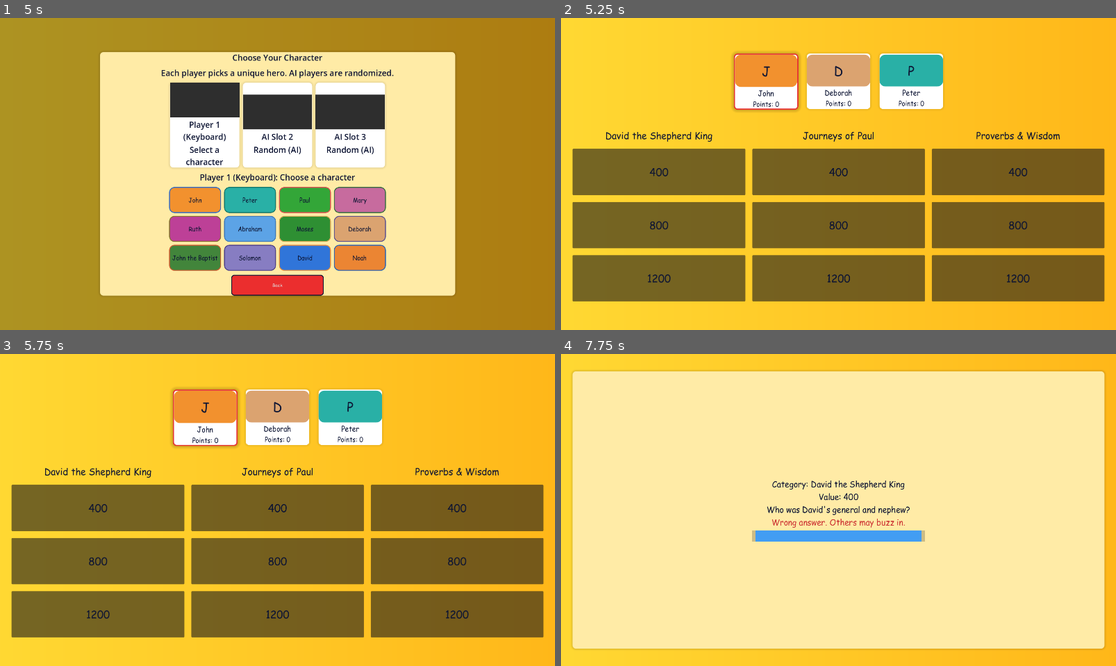
Above: before the commit, frames 1-4 (two rows, left to right).
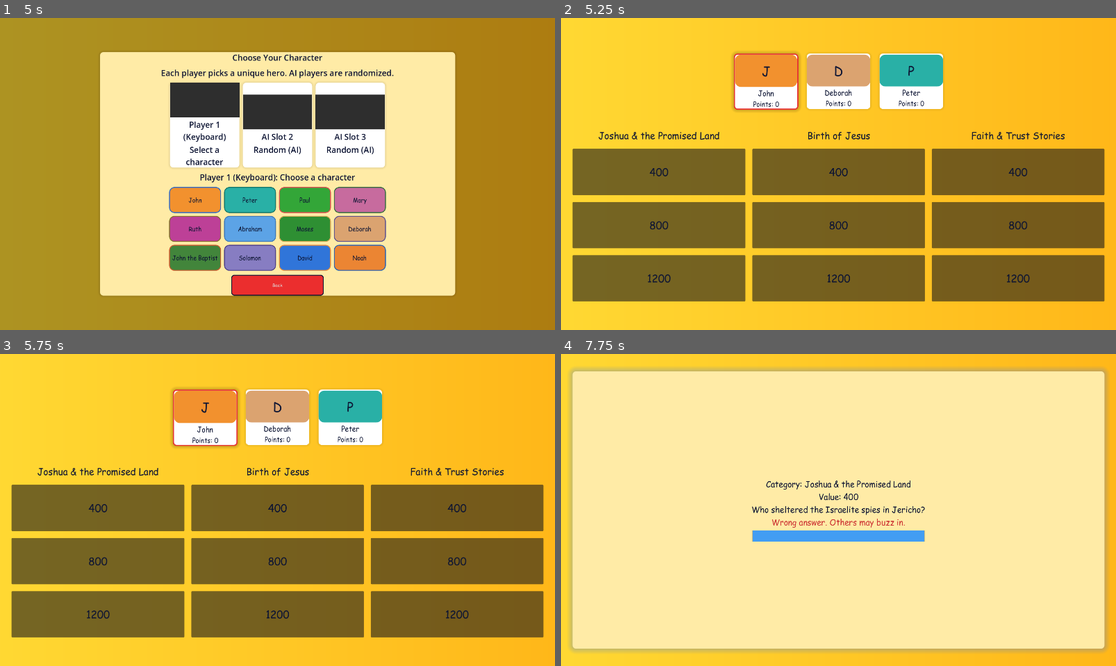
Above: after the commit, the same moments.

Repository: FrancoisCoding/bible-jeopardy
Game: Godot game, scene res://main.tscn
Two runs of this game, one before a commit and one after it. Both use one fixed random seed, a clock stepped at 60 frames per second and the inputs below.
Inputs (mouse positions are in pixels of both pictures, inside the frame that each line leads up to):
- Up to frame 1 (5 s): click "Play" at 0.5 s; click "Normal" at 1.25 s; click "Normal" at 2 s; click "Continue" at 2.75 s; click "Back" at 3.5 s; click "Continue" at 4.25 s
- Up to frame 2 (5.25 s): click "John" at 5 s
- Up to frame 3 (5.75 s): no input
- Up to frame 4 (7.75 s): click "400" at 5.75 s; tap Enter (ui_accept) at 6.5, 6.77 s; move the mouse to (810, 572) at 6.52 s; hold Up (ui_up) 6.53-7.25 s; tap Space at 6.6 s; click (810, 572) at 6.67 s; drag from (1005, 556) to (810, 572) at 7.27 s

Frame 1 is identical in both runs. In frame 2, 0.7% of the frame differs, in the area x 6-91%, y 36-40%; in frame 3, 0.7%; in frame 4, 4.0%, in the area x 1-99%, y 4-96%.

Commit message:
removed text to speech and added state machine for all game states

Diff:
--- /dev/null
+++ b/src/ui/main/game_state_machine.gd
@@ -0,0 +1,91 @@
+extends RefCounted
+class_name GameStateMachine
+
+signal state_changed(old_state: int, new_state: int, payload: Dictionary)
+
+# Flow:
+# MAIN_MENU -> CONTROLLER_SETUP -> CHARACTER_SELECT -> ROUND_1 -> ROUND_1_TO_2_TRANSITION
+# -> ROUND_2 -> FINAL_JEOPARDY_WAGER -> FINAL_JEOPARDY_QUESTION -> RESULTS
+# PAUSED can overlay any state and will resume back to the previous one.
+enum State {
+	MAIN_MENU,
+	CONTROLLER_SETUP,
+	CHARACTER_SELECT,
+	ROUND_1,
+	ROUND_1_TO_2_TRANSITION,
+	ROUND_2,
+	FINAL_JEOPARDY_WAGER,
+	FINAL_JEOPARDY_QUESTION,
+	RESULTS,
+	PAUSED
+}
+
+var current_state: int = State.MAIN_MENU
+var previous_state: int = State.MAIN_MENU
+var paused_from_state: int = State.MAIN_MENU
+
+
+func bootstrap(state: int = State.MAIN_MENU, payload: Dictionary = {}) -> void:
+	current_state = state
+	previous_state = state
+	paused_from_state = state
+	emit_signal("state_changed", state, state, payload)
+
+
+func transition_to(new_state: int, payload: Dictionary = {}, force_reenter: bool = false) -> void:
+	if new_state == current_state and not force_reenter:
+		return
+	var old := current_state
+	previous_state = old
+	current_state = new_state
+	emit_signal("state_changed", old, new_state, payload)
+
+
+func pause(payload: Dictionary = {}) -> void:
+	if current_state == State.PAUSED:
+		return
+	paused_from_state = current_state
+	transition_to(State.PAUSED, payload)
+
+
+func resume(payload: Dictionary = {}) -> void:
+	if current_state != State.PAUSED:
+		return
+	transition_to(paused_from_state, payload)
+
+
+func is_in_state(state: int) -> bool:
+	return current_state == state
+
+
+func is_in_any(states: Array) -> bool:
+	for st in states:
+		if current_state == st:
+			return true
+	return false
+
+
+func name_for(state: int) -> String:
+	match state:
+		State.MAIN_MENU:
+			return "MAIN_MENU"
+		State.CONTROLLER_SETUP:
+			return "CONTROLLER_SETUP"
+		State.CHARACTER_SELECT:
+			return "CHARACTER_SELECT"
+		State.ROUND_1:
+			return "ROUND_1"
+		State.ROUND_1_TO_2_TRANSITION:
+			return "ROUND_1_TO_2_TRANSITION"
+		State.ROUND_2:
+			return "ROUND_2"
+		State.FINAL_JEOPARDY_WAGER:
+			return "FINAL_JEOPARDY_WAGER"
+		State.FINAL_JEOPARDY_QUESTION:
+			return "FINAL_JEOPARDY_QUESTION"
+		State.RESULTS:
+			return "RESULTS"
+		State.PAUSED:
+			return "PAUSED"
+		_:
+			return "UNKNOWN"
--- a/src/ui/main/main.gd
+++ b/src/ui/main/main.gd
@@ -3,10 +3,12 @@
 @export var game_font: Font = preload("res://fonts/Comic Sans MS.ttf")
 @export var title_texture: Texture2D = preload("res://game title.png")
 @export var bible_character_textures: Array[Texture2D] = []
+@export var show_state_debug: bool = false
 
 const LoadedBibleData = preload("res://src/data/bible_data.gd")
 const VerseData = preload("res://src/data/verse_data.gd")
 const FinalJeopardyData = preload("res://src/data/final_jeopardy_data.gd")
+const GameStateMachine = preload("res://src/ui/main/game_state_machine.gd")
 const ThemeStyler = preload("res://src/ui/main/theme_styler.gd")
 const AudioController = preload("res://src/ui/main/audio_controller.gd")
 const MainMenuScreen = preload("res://src/ui/screens/main_menu_screen.gd")
@@ -17,7 +19,6 @@
 const SFX_CORRECT := preload("res://music/correct.mp3")
 const SFX_WRONG := preload("res://music/wrong answer.mp3")
 const SFX_SELECT := preload("res://music/select_001.ogg")
-const TTS_VOLUME := 80.0
 const TEAM_COLORS := [Color(0.9, 0.2, 0.2), Color(0.2, 0.45, 0.95), Color(0.15, 0.75, 0.35)]  # Red  # Blue  # Green
 
 const QUESTION_CHAR_DELAY := 0.03
@@ -269,6 +270,7 @@
 var bible_data: LoadedBibleData = LoadedBibleData.new()
 var join_inputs: Array[Dictionary] = []  # Ordered join list of controllers/keyboard
 var pending_player_inputs: Array[Dictionary] = []
+var pending_allow_keyboard_fallback: bool = true
 var selected_player_characters: Array[Dictionary] = []
 var character_selection_index: int = 0
 var character_human_count: int = 0
@@ -290,7 +292,6 @@
 var online_active: bool = false
 var local_player_index: int = -1
 var round_index: int = 0
-var final_round: bool = false
 var hidden_double_key: String = ""
 var total_clues_this_round: int = 0
 var current_wager: int = 0
@@ -316,9 +317,11 @@
 var question_panel_base_style: StyleBox = null
 var theme_styler: ThemeStyler
 var audio_controller: AudioController
+var game_state_machine: GameStateMachine
 var main_menu_screen: MainMenuScreen
 var board_screen: BoardScreen
 var settings_screen: SettingsScreen
+var state_debug_label: Label
 const SETTINGS_PATH := "user://settings.cfg"
 
 
@@ -333,6 +336,10 @@
 		sfx_select_player,
 		music_slider
 	)
+	game_state_machine = GameStateMachine.new()
+	game_state_machine.state_changed.connect(_on_game_state_changed)
+	if show_state_debug:
+		_create_state_debug_label()
 	main_menu_screen = MainMenuScreen.new(
 		title_panel,
 		settings_panel,
@@ -465,7 +472,6 @@
 	_setup_pause_menu_focus()
 	set_process_input(true)
 	_populate_player_count()
-	_show_title()
 	audio_controller.configure_streams(
 		MUSIC_BACKGROUND, MUSIC_QUESTION, SFX_CORRECT, SFX_WRONG, SFX_SELECT
 	)
@@ -485,7 +491,9 @@
 	if final_wager_panel:
 		final_wager_panel.visible = false
 	_apply_theme_styles()
-	_reset_round_state()
+	_reset_round_state(0)
+	if game_state_machine:
+		game_state_machine.bootstrap(GameStateMachine.State.MAIN_MENU)
 
 
 func _get_today_key() -> String:
@@ -547,6 +555,165 @@
 	answer_timer_label.horizontal_alignment = HORIZONTAL_ALIGNMENT_CENTER
 	if main_menu_screen:
 		main_menu_screen.setup_accessible_text()
+
+
+func _create_state_debug_label() -> void:
+	state_debug_label = Label.new()
+	state_debug_label.name = "StateDebugLabel"
+	add_child(state_debug_label)
+	state_debug_label.set_anchors_preset(Control.PRESET_TOP_LEFT)
+	state_debug_label.position = Vector2(12, 12)
+	state_debug_label.mouse_filter = Control.MOUSE_FILTER_IGNORE
+	if theme_styler:
+		theme_styler.apply_font_override(state_debug_label, game_font)
+		theme_styler.apply_body_color(state_debug_label)
+	state_debug_label.add_theme_font_size_override("font_size", 16)
+	state_debug_label.text = "State: --"
+
+
+func _update_state_debug_label(name: String) -> void:
+	if state_debug_label:
+		state_debug_label.text = "State: %s" % name
+
+
+func _is_round_play_state() -> bool:
+	if game_state_machine == null:
+		return false
+	return game_state_machine.is_in_any(
+		[GameStateMachine.State.ROUND_1, GameStateMachine.State.ROUND_2]
+	)
+
+
+func _is_final_wager_state() -> bool:
+	return (
+		game_state_machine != null
+		and game_state_machine.is_in_state(GameStateMachine.State.FINAL_JEOPARDY_WAGER)
+	)
+
+
+func _is_final_question_state() -> bool:
+	return (
+		game_state_machine != null
+		and game_state_machine.is_in_state(GameStateMachine.State.FINAL_JEOPARDY_QUESTION)
+	)
+
+
+func _is_results_state() -> bool:
+	return (
+		game_state_machine != null
+		and game_state_machine.is_in_state(GameStateMachine.State.RESULTS)
+	)
+
+
+func _is_final_phase() -> bool:
+	return _is_final_wager_state() or _is_final_question_state()
+
+
+func _on_game_state_changed(old_state: int, new_state: int, payload: Dictionary = {}) -> void:
+	var from_name := game_state_machine.name_for(old_state) if game_state_machine else "UNKNOWN"
+	var to_name := game_state_machine.name_for(new_state) if game_state_machine else "UNKNOWN"
+	print("Game state: %s -> %s" % [from_name, to_name])
+	_update_state_debug_label(to_name)
+	if old_state != new_state:
+		_handle_state_exit(old_state, new_state)
+	if (
+		old_state == GameStateMachine.State.PAUSED
+		and game_state_machine
+		and new_state == game_state_machine.paused_from_state
+	):
+		_maybe_focus_for_nav()
+		return
+	_handle_state_enter(new_state, payload)
+
+
+func _handle_state_exit(state: int, _next: int) -> void:
+	match state:
+		GameStateMachine.State.PAUSED:
+			_close_pause_menu()
+		_:
+			pass
+
+
+func _handle_state_enter(state: int, payload: Dictionary = {}) -> void:
+	match state:
+		GameStateMachine.State.MAIN_MENU:
+			_enter_main_menu_state()
+		GameStateMachine.State.CONTROLLER_SETUP:
+			_enter_controller_setup_state()
+		GameStateMachine.State.CHARACTER_SELECT:
+			_enter_character_select_state()
+		GameStateMachine.State.ROUND_1:
+			_enter_round_one_state(payload)
+		GameStateMachine.State.ROUND_1_TO_2_TRANSITION:
+			_enter_round_two_transition_state()
+		GameStateMachine.State.ROUND_2:
+			_enter_round_two_state()
+		GameStateMachine.State.FINAL_JEOPARDY_WAGER:
+			_enter_final_wager_state()
+		GameStateMachine.State.FINAL_JEOPARDY_QUESTION:
+			_enter_final_question_state()
+		GameStateMachine.State.RESULTS:
+			_enter_results_state()
+		GameStateMachine.State.PAUSED:
+			_enter_pause_state()
+		_:
+			pass
+
+
+func _enter_main_menu_state() -> void:
+	_restart_to_main_menu()
+
+
+func _enter_controller_setup_state() -> void:
+	_open_controller_connect(join_inputs)
+
+
+func _enter_character_select_state() -> void:
+	if pending_player_inputs.is_empty():
+		pending_player_inputs = join_inputs.duplicate(true)
+	_open_character_select(pending_player_inputs)
+
+
+func _enter_round_one_state(payload: Dictionary = {}) -> void:
+	_reset_round_state(0)
+	if payload.has("allow_keyboard_fallback"):
+		pending_allow_keyboard_fallback = bool(payload["allow_keyboard_fallback"])
+	_start_game(pending_player_inputs, pending_allow_keyboard_fallback)
+	pending_player_inputs.clear()
+	pending_allow_keyboard_fallback = true
+
+
+func _enter_round_two_transition_state() -> void:
+	_show_result(_t("Round %d!", "Rodada %d!") % 2, Color(0.6, 0.8, 1.0))
+	if game_state_machine:
+		game_state_machine.transition_to(GameStateMachine.State.ROUND_2)
+	else:
+		_reset_round_state(1, false)
+		_build_board()
+
+
+func _enter_round_two_state() -> void:
+	_reset_round_state(1, false)
+	_build_board()
+
+
+func _enter_final_wager_state() -> void:
+	_start_final_round()
+
+
+func _enter_final_question_state() -> void:
+	if not final_question_revealed:
+		_reveal_final_question()
+
+
+func _enter_results_state() -> void:
+	_show_winner_trophies()
+	if play_again_button:
+		play_again_button.visible = true
+
+
+func _enter_pause_state() -> void:
+	_open_pause_menu()
 
 
 func _apply_controller_connect_text() -> void:
@@ -944,7 +1111,8 @@
 
 func _on_play_pressed() -> void:
 	_play_select_sfx()
-	_open_controller_connect()
+	if game_state_machine:
+		game_state_machine.transition_to(GameStateMachine.State.CONTROLLER_SETUP)
 
 
 func _on_settings_pressed() -> void:
@@ -963,7 +1131,8 @@
 		if settings_screen:
 			settings_screen.back_to_pause()
 	else:
-		_show_title()
+		if game_state_machine:
+			game_state_machine.transition_to(GameStateMachine.State.MAIN_MENU, {}, true)
 
 
 func _on_online_pressed() -> void:
@@ -987,7 +1156,8 @@
 
 func _on_online_back_pressed() -> void:
 	_play_select_sfx()
-	_show_title()
+	if game_state_machine:
+		game_state_machine.transition_to(GameStateMachine.State.MAIN_MENU, {}, true)
 
 
 func _show_online_menu() -> void:
@@ -1007,15 +1177,20 @@
 		online_back_button.grab_focus()
 
 
-func _open_controller_connect() -> void:
+func _open_controller_connect(restore_inputs: Array = []) -> void:
 	title_panel.visible = false
 	settings_panel.visible = false
 	player_select_panel.visible = false
 	controller_join_active = true
-	join_inputs.clear()
+	join_inputs = restore_inputs.duplicate(true)
 	if controller_connect_panel == null:
 		controller_join_active = false
-		_start_game([], true)
+		pending_player_inputs = join_inputs.duplicate(true)
+		pending_allow_keyboard_fallback = true
+		if game_state_machine:
+			game_state_machine.transition_to(
+				GameStateMachine.State.ROUND_1, {"allow_keyboard_fallback": true}
+			)
 		return
 	_refresh_controller_join_ui()
 	if controller_connect_panel:
@@ -1040,14 +1215,18 @@
 		_register_keyboard_join(false)
 		devices = join_inputs.duplicate()
 	_close_controller_connect()
-	_open_character_select(devices)
+	pending_player_inputs = devices.duplicate(true)
+	pending_allow_keyboard_fallback = false
+	if game_state_machine:
+		game_state_machine.transition_to(GameStateMachine.State.CHARACTER_SELECT)
 
 
 func _on_controller_connect_cancel_pressed() -> void:
 	_play_select_sfx()
 	join_inputs.clear()
 	_close_controller_connect()
-	_show_title()
+	if game_state_machine:
+		game_state_machine.transition_to(GameStateMachine.State.MAIN_MENU)
 
 
 func _open_character_select(selected_inputs: Array) -> void:
@@ -1081,9 +1260,10 @@
 	_play_select_sfx()
 	var restore_inputs := pending_player_inputs.duplicate(true)
 	_close_character_select()
-	_open_controller_connect()
 	join_inputs = restore_inputs
-	_refresh_controller_join_ui()
+	pending_player_inputs = restore_inputs
+	if game_state_machine:
+		game_state_machine.transition_to(GameStateMachine.State.CONTROLLER_SETUP)
 
 
 func _build_character_option_grid() -> void:
@@ -1313,8 +1493,14 @@
 			else:
 				player_characters[i] = _character_data_for("Player %d" % (i + 1))
 	_close_character_select()
-	_start_game(pending_player_inputs, false)
-	pending_player_inputs.clear()
+	pending_allow_keyboard_fallback = false
+	if game_state_machine:
+		game_state_machine.transition_to(
+			GameStateMachine.State.ROUND_1, {"allow_keyboard_fallback": false}
+		)
+	else:
+		_start_game(pending_player_inputs, false)
+		pending_player_inputs.clear()
 
 
 func _on_ai_difficulty_selected(idx: int) -> void:
@@ -1502,13 +1688,19 @@
 
 func _on_pause_resume_pressed() -> void:
 	_play_select_sfx()
-	_close_pause_menu()
-	_maybe_focus_for_nav()
+	if game_state_machine:
+		game_state_machine.resume()
+	else:
+		_close_pause_menu()
+		_maybe_focus_for_nav()
 
 
 func _on_pause_main_menu_pressed() -> void:
 	_play_select_sfx()
-	_restart_to_main_menu()
+	if game_state_machine:
+		game_state_machine.transition_to(GameStateMachine.State.MAIN_MENU)
+	else:
+		_restart_to_main_menu()
 
 
 func _on_pause_settings_pressed() -> void:
@@ -1589,7 +1781,7 @@
 
 
 func _on_set_wager_pressed() -> void:
-	if not final_round:
+	if not _is_final_wager_state():
 		return
 	if final_question_revealed:
 		return
@@ -1618,7 +1810,7 @@
 
 
 func _on_final_clue_pressed() -> void:
-	if not final_round or not final_wager_set or final_clue_used or final_wager_player == -1:
+	if not _is_final_phase() or not final_wager_set or final_clue_used or final_wager_player == -1:
 		return
 	if current_wager <= 0:
 		return
@@ -1839,10 +2031,6 @@
 
 
 func _build_board() -> void:
-	if round_index >= ROUND_VALUES.size():
-		_start_final_round()
-		return
-
 	question_panel.visible = false
 	_set_header_visible(true)
 	_show_result("", Color(0.1, 0.1, 0.1))
@@ -1969,7 +2157,7 @@
 	_set_header_visible(false)
 	_set_board_input_enabled(false)
 	if final_wager_panel:
-		final_wager_panel.visible = final_round and final_wager_player != -1
+		final_wager_panel.visible = _is_final_wager_state() and final_wager_player != -1
 	_build_answer_options(clue)
 	_begin_question_audio()
 	_start_question_flow(question_text)
@@ -1977,9 +2165,8 @@
 
 func _start_question_flow(question_text: String) -> void:
 	_type_out_question(question_text)
-	_start_tts(question_text)
-	if final_round:
-		if not final_wager_set:
+	if _is_final_phase():
+		if _is_final_wager_state():
 			return
 		if final_question_revealed:
 			return
@@ -2001,26 +2188,8 @@
 	_on_question_typed_out()
 
 
-func _start_tts(text: String) -> void:
-	if DisplayServer.has_feature(DisplayServer.FEATURE_TEXT_TO_SPEECH):
-		if current_language == "pt":
-			return
-		DisplayServer.tts_speak(text, "default", _current_tts_volume(), 1.0, 1.0)
-
-
 func _on_question_typed_out() -> void:
 	_start_ai_buzz_timer()
-
-
-func _current_tts_volume() -> float:
-	if music_slider:
-		var norm: float = clamp(
-			inverse_lerp(music_slider.min_value, music_slider.max_value, music_slider.value),
-			0.0,
-			1.0
-		)
-		return norm * TTS_VOLUME
-	return TTS_VOLUME
 
 
 func _build_answer_options(clue: Dictionary) -> void:
@@ -2109,7 +2278,7 @@
 		_set_question_panel_color(theme_styler.team_color(player_index))
 	var is_ai: bool = players[player_index].get("is_ai", false)
 
-	if final_round:
+	if _is_final_phase():
 		return
 
 	if is_ai:
@@ -2133,16 +2302,16 @@
 	_play_select_sfx()
 	if buzzed_player == -1:
 		return
-	if final_round and final_question_revealed:
+	if _is_final_question_state() and final_question_revealed:
 		_record_final_answer(answer_text)
 		return
-	if final_round and not final_wager_set:
+	if _is_final_wager_state() and not final_wager_set:
 		_show_result(_t("Set your wager first.", "Defina sua aposta antes."), Color(0.9, 0.3, 0.3))
 		return
 	var correct_answer: String = str(current_clue["answer"]).strip_edges().to_lower()
 	var given: String = str(answer_text).strip_edges().to_lower()
 	var value: int = int(current_clue.get("value", 0))
-	if final_round and current_wager > 0:
+	if _is_final_phase() and current_wager > 0:
 		value = current_wager
 	if given == correct_answer:
 		team_scores[buzzed_player] += value
@@ -2164,7 +2333,7 @@
 		_mark_clue_answered()
 
 		# If we just transitioned into the final round, don't hide the wager UI.
-		if final_round:
+		if _is_final_phase():
 			return
 
 		question_panel.visible = false
@@ -2212,7 +2381,7 @@
 	answering_input_lock.clear()
 
 	# If we've moved into the final round, the wager UI is now active.
-	if final_round:
+	if _is_final_phase():
 		return
 
 	turn_label.text = ""
@@ -2240,7 +2409,7 @@
 
 
 func _on_answer_timer_timeout() -> void:
-	if final_round:
+	if _is_final_phase():
 		if not final_question_revealed:
 			_maybe_finish_wagers()
 			return
@@ -2259,7 +2428,7 @@
 	_mark_clue_answered()
 
 	# If this timeout was on the very last clue of Round 2, we just started final round.
-	if final_round:
+	if _is_final_phase():
 		return
 
 	turn_label.text = _t("Time's up. Choose another clue.", "Tempo esgotado. Escolha outra pista.")
@@ -2292,7 +2461,7 @@
 	answering_input_lock.clear()
 	answering_player = -1
 	current_clue.clear()
-	if final_round:
+	if _is_final_phase():
 		board_grid.visible = false
 		turn_label.text = _t("Final scores", "Pontuacao final")
 		if final_wager_panel:
@@ -2325,7 +2494,6 @@
 	nav_focus_enabled = false
 	if controller_connect_panel:
 		controller_connect_panel.visible = false
-	final_round = false
 	hidden_double_key = ""
 	current_wager = 0
 	final_question.clear()
@@ -2343,6 +2511,7 @@
 	team_cards.clear()
 	team_trophies.clear()
 	team_wager_labels.clear()
+	pending_allow_keyboard_fallback = true
 	player_characters.clear()
 	selected_player_characters.clear()
 	_stop_team_card_pulse()
@@ -2372,9 +2541,14 @@
 	_play_select_sfx()
 	if play_again_button:
 		play_again_button.visible = false
-	_restart_to_main_menu()
-	await get_tree().process_frame
-	_on_play_pressed()
+	if game_state_machine:
+		game_state_machine.transition_to(GameStateMachine.State.MAIN_MENU)
+		await get_tree().process_frame
+		game_state_machine.transition_to(GameStateMachine.State.CONTROLLER_SETUP)
+	else:
+		_restart_to_main_menu()
+		await get_tree().process_frame
+		_on_play_pressed()
 
 
 func _stop_timers(preserve_result: bool = false) -> void:
@@ -2516,7 +2690,7 @@
 
 
 func _maybe_trigger_ai_board_choice() -> void:
-	if final_round:
+	if not _is_round_play_state():
 		return
 	if current_turn_team < 0 or current_turn_team >= players.size():
 		return
@@ -2538,9 +2712,8 @@
 	_on_clue_button_pressed(pick)
 
 
-func _reset_round_state() -> void:
-	round_index = 0
-	final_round = false
+func _reset_round_state(new_round_index: int = 0, refresh_category_deck: bool = true) -> void:
+	round_index = new_round_index
 	current_wager = 0
 	final_wager_player = -1
 	final_wager_set = false
@@ -2557,7 +2730,8 @@
 	current_categories.clear()
 	current_options.clear()
 	total_clues_this_round = 0
-	category_deck = LoadedBibleData.get_categories()
+	if refresh_category_deck:
+		category_deck = LoadedBibleData.get_categories()
 	answered_map.clear()
 	current_turn_team = 0
 	answering_player = -1
@@ -2588,23 +2762,31 @@
 
 
 func _advance_round_if_needed() -> void:
-	if final_round:
+	if _is_final_phase() or _is_results_state():
 		return
 	if total_clues_this_round == 0:
 		return
 	if answered_map.size() >= total_clues_this_round:
-		round_index += 1
 		hidden_double_key = ""
 		answered_map.clear()
-		if round_index >= ROUND_VALUES.size():
-			_start_final_round()
+		if game_state_machine:
+			if game_state_machine.is_in_state(GameStateMachine.State.ROUND_1):
+				game_state_machine.transition_to(GameStateMachine.State.ROUND_1_TO_2_TRANSITION)
+			elif game_state_machine.is_in_state(GameStateMachine.State.ROUND_2):
+				game_state_machine.transition_to(GameStateMachine.State.FINAL_JEOPARDY_WAGER)
 		else:
-			_show_result(_t("Round %d!", "Rodada %d!") % (round_index + 1), Color(0.6, 0.8, 1.0))
-			_build_board()
+			round_index += 1
+			if round_index >= ROUND_VALUES.size():
+				_start_final_round()
+			else:
+				_show_result(
+					_t("Round %d!", "Rodada %d!") % (round_index + 1), Color(0.6, 0.8, 1.0)
+				)
+				_build_board()
 
 
 func _start_final_round() -> void:
-	final_round = true
+	round_index = ROUND_VALUES.size()
 	current_wager = 0
 	current_options.clear()
 	total_clues_this_round = 0
@@ -2867,12 +3049,17 @@
 func _on_wager_choice(idx: int, pct: float) -> void:
 	if idx < 0 or idx >= players.size():
 		return
+	# Ensure wager arrays are large enough (defensive for any edge-case clears).
+	while final_wager_values.size() <= idx:
+		final_wager_values.append(0)
+		final_wager_done.append(false)
 	var score: int = abs(team_scores[idx]) if team_scores.size() > idx else 0
 	var wager: int = int(round(score * pct))
 	final_wager_values[idx] = wager
 	final_wager_done[idx] = true
 	_update_wager_header_text(idx)
 	result_label.text = _t("Wager set: %d", "Aposta definida: %d") % wager
+	_show_result(result_label.text, Color(0.15, 0.45, 0.15))
 	_maybe_finish_wagers()
 
 
@@ -2882,6 +3069,7 @@
 			return
 		if not final_wager_done[i]:
 			return
+	_cancel_wager_timer()
 	_show_wager_labels_then_reveal()
 
 
@@ -2918,13 +3106,26 @@
 
 func _on_wager_summary_timeout() -> void:
 	_clear_wager_labels()
-	_reveal_final_question()
+	final_wager_set = true
+	if game_state_machine:
+		if game_state_machine.is_in_state(GameStateMachine.State.FINAL_JEOPARDY_QUESTION):
+			_enter_final_question_state()
+		else:
+			game_state_machine.transition_to(GameStateMachine.State.FINAL_JEOPARDY_QUESTION)
+	else:
+		_reveal_final_question()
 
 
 func _on_all_wagers_done() -> void:
 	final_wager_player = -1
 	final_wager_set = true
-	_reveal_final_question()
+	if game_state_machine:
+		if game_state_machine.is_in_state(GameStateMachine.State.FINAL_JEOPARDY_QUESTION):
+			_enter_final_question_state()
+		else:
+			game_state_machine.transition_to(GameStateMachine.State.FINAL_JEOPARDY_QUESTION)
+	else:
+		_reveal_final_question()
 
 
 func _reveal_final_question() -> void:
@@ -2980,7 +3181,6 @@
 	_build_answer_options(current_clue)
 	q_text_label.text = question_text
 	is_typing_question = false
-	_start_tts(question_text)
 	_begin_final_answers()
 
 
@@ -3081,6 +3281,9 @@
 	q_text_label.text = ""
 	result_label.text = ""
 	_set_header_visible(true)
+	if game_state_machine:
+		game_state_machine.transition_to(GameStateMachine.State.RESULTS)
+		return
 	if play_again_button:
 		play_again_button.visible = true
 	_show_winner_trophies()
@@ -3400,11 +3603,17 @@
 				_open_pause_menu()
 		elif pause_menu.visible:
 			_play_select_sfx()
-			_close_pause_menu()
+			if game_state_machine:
+				game_state_machine.resume()
+			else:
+				_close_pause_menu()
 		elif _can_open_pause_menu():
 			_play_select_sfx()
-			_open_pause_menu()
-			_maybe_focus_for_nav()
+			if game_state_machine:
+				game_state_machine.pause()
+			else:
+				_open_pause_menu()
+				_maybe_focus_for_nav()
 		get_viewport().set_input_as_handled()
 		return true
 	return false
Not shown, added: src/ui/main/game_state_machine.gd.uid
